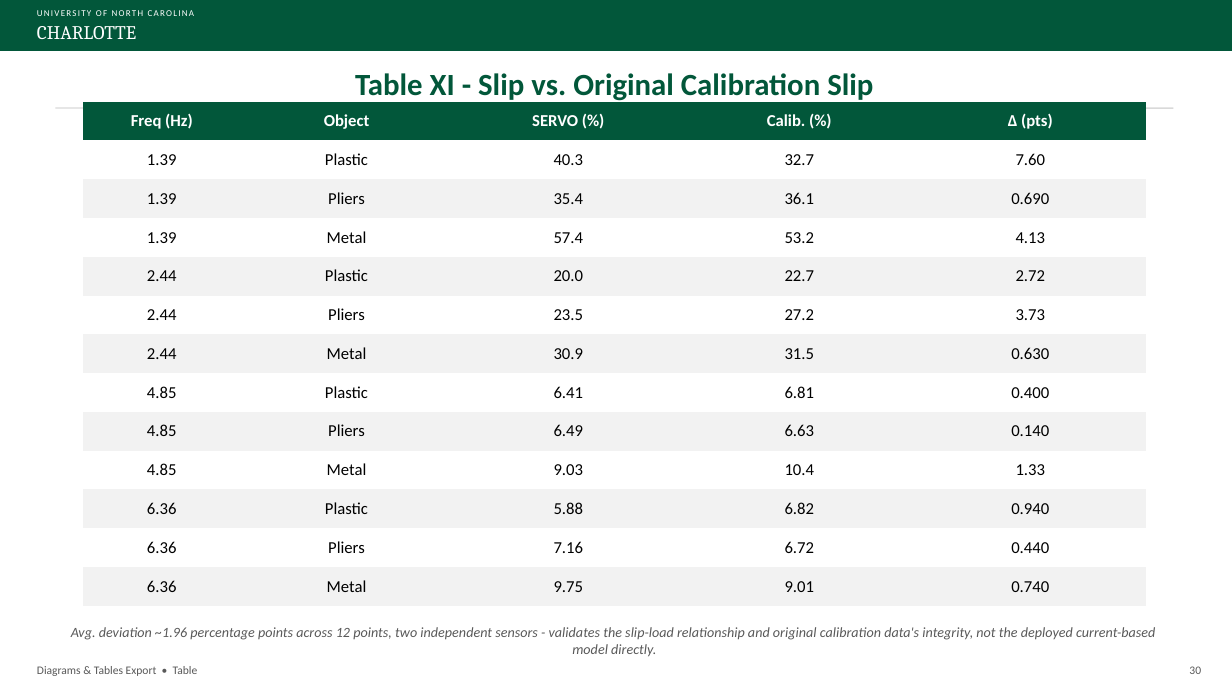
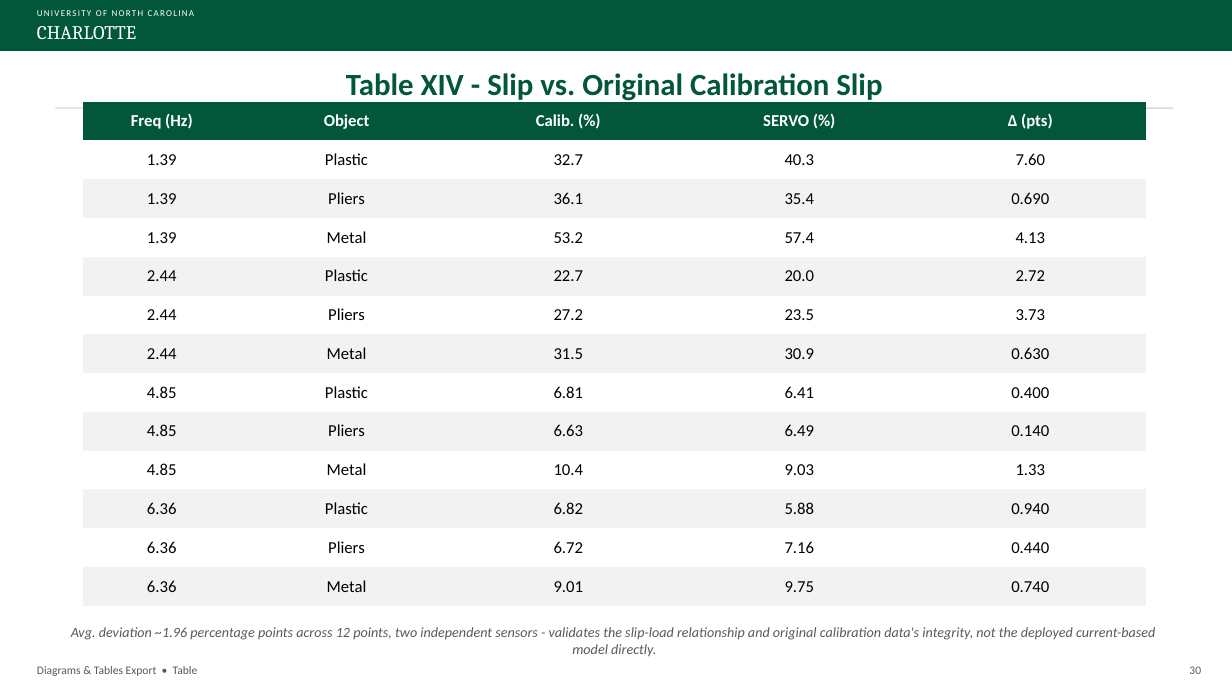
Before and after one commit to David-4529/Capstone, a slide deck: slide 30 of docs/paper/Sensorless_Load_Estimation_Diagrams_Tables_Export_Rev13.pptx. Drawn at 1232x693 pixels with LibreOffice and Linux fonts; fonts in the diff are those of the drawing. Boxes give left, top, right and bottom in pixels: in the first picture for what was removed or moved away, otherwise in the second. Text is boxed around its words. In the diff, an @@ line names an element or a change of style, - is before the commit and + after.

```diff
--- a/docs/paper/Sensorless_Load_Estimation_Diagrams_Tables_Export_Rev13.pptx
+++ b/docs/paper/Sensorless_Load_Estimation_Diagrams_Tables_Export_Rev13.pptx
@@ text at (x1=346, y1=73, x2=882, y2=103): text changed @@
-Table XI - Slip vs. Original Calibration Slip
+Table XIV - Slip vs. Original Calibration Slip
@@ table at (x1=83, y1=102, x2=1146, y2=596) @@
-row 1, column 3: SERVO (%)
+row 1, column 3: Calib. (%)
-row 1, column 4: Calib. (%)
+row 1, column 4: SERVO (%)
-row 2, column 3: 40.3
+row 2, column 3: 32.7
-row 2, column 4: 32.7
+row 2, column 4: 40.3
-row 3, column 3: 35.4
+row 3, column 3: 36.1
-row 3, column 4: 36.1
+row 3, column 4: 35.4
-row 4, column 3: 57.4
+row 4, column 3: 53.2
-row 4, column 4: 53.2
+row 4, column 4: 57.4
-row 5, column 3: 20.0
+row 5, column 3: 22.7
-row 5, column 4: 22.7
+row 5, column 4: 20.0
-row 6, column 3: 23.5
+row 6, column 3: 27.2
-row 6, column 4: 27.2
+row 6, column 4: 23.5
-row 7, column 3: 30.9
+row 7, column 3: 31.5
-row 7, column 4: 31.5
+row 7, column 4: 30.9
-row 8, column 3: 6.41
+row 8, column 3: 6.81
-row 8, column 4: 6.81
+row 8, column 4: 6.41
-row 9, column 3: 6.49
+row 9, column 3: 6.63
-row 9, column 4: 6.63
+row 9, column 4: 6.49
-row 10, column 3: 9.03
+row 10, column 3: 10.4
-row 10, column 4: 10.4
+row 10, column 4: 9.03
-row 11, column 3: 5.88
+row 11, column 3: 6.82
-row 11, column 4: 6.82
+row 11, column 4: 5.88
-row 12, column 3: 7.16
+row 12, column 3: 6.72
-row 12, column 4: 6.72
+row 12, column 4: 7.16
-row 13, column 3: 9.75
+row 13, column 3: 9.01
-row 13, column 4: 9.01
+row 13, column 4: 9.75
```
Also in this commit, not shown: 4 other slides changed.
